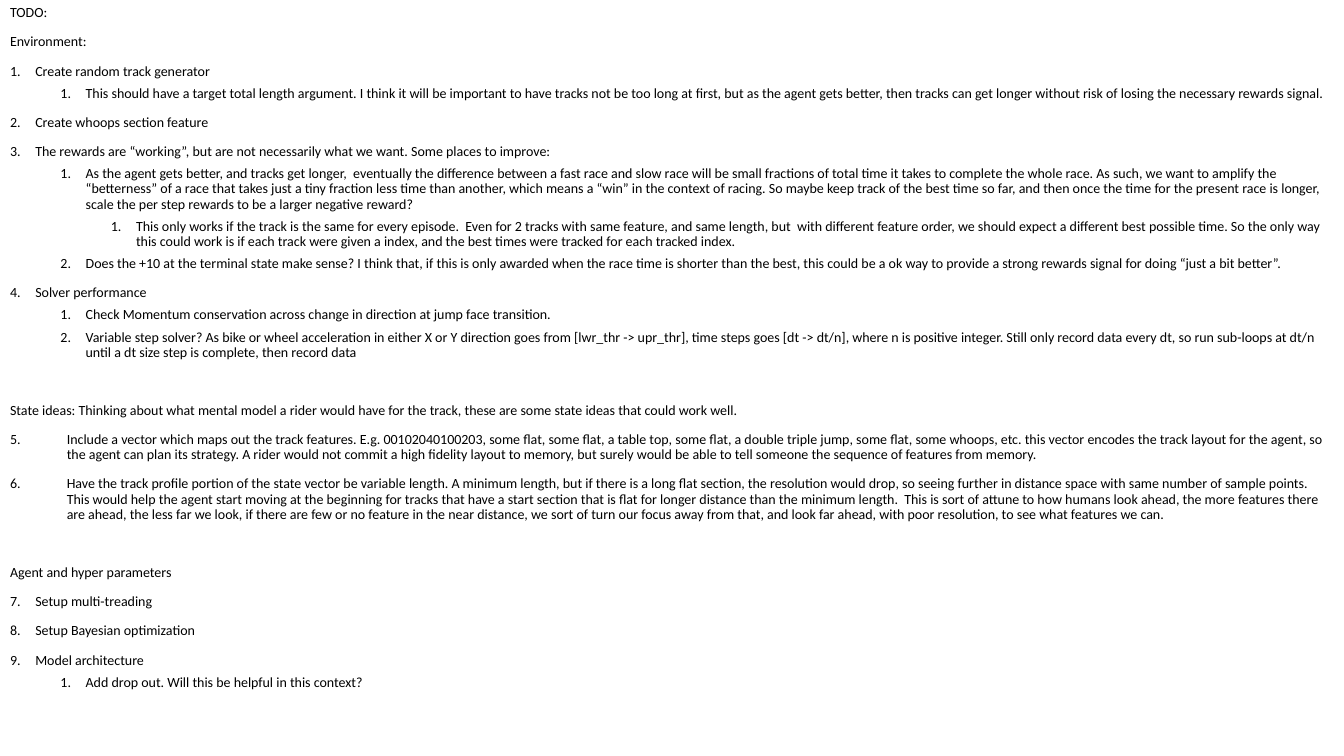
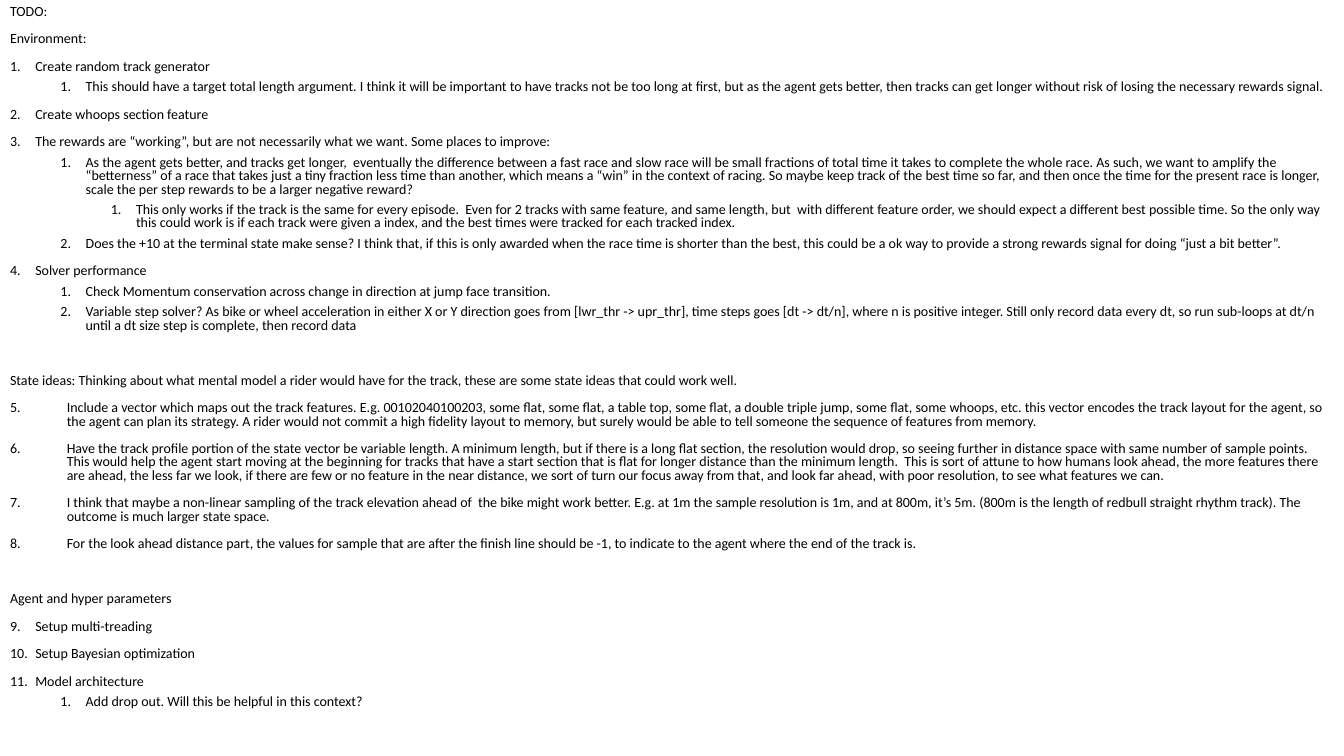
Before and after one commit to albensteinFMBA/Analytics-Demo, a slide deck: slide 27 of supercross_learner/supercross_project_readme.pptx (slide 17 before the commit). Drawn at 1344x756 pixels with LibreOffice and Linux fonts; fonts in the diff are those of the drawing. Boxes give left, top, right and bottom in pixels: in the first picture for what was removed or moved away, otherwise in the second. Text is boxed around its words. In the diff, an @@ line names an element or a change of style, - is before the commit and + after.

Commit message:
improved reporting and saving of env pickle files
1] better race drawing. only for new best time
2] env pickle files saved to same dir as TF checkpoints, this ensures each new net restarts with the right data.
3] updated state to set Xpos past end of track to -1

```diff
--- a/supercross_learner/supercross_project_readme.pptx
+++ b/supercross_learner/supercross_project_readme.pptx
@@ text at (10,7,1323,709): line spacing 0.9 to 0.8 @@
@@ text at (67,497,1301,551): paragraphs added @@
+3. I think that maybe a non-linear sampling of the track elevation ahead of the bike might work better. E.g. at 1m the sample resolution is 1m, and at 800m, it’s 5m. (800m is the length of redbull straight rhythm track). The outcome is much larger state space.
+4. For the look ahead distance part, the values for sample that are after the finish line should be -1, to indicate to the agent where the end of the track is.
```
Also in this commit, not shown: 10 slides added, 2 other files.
